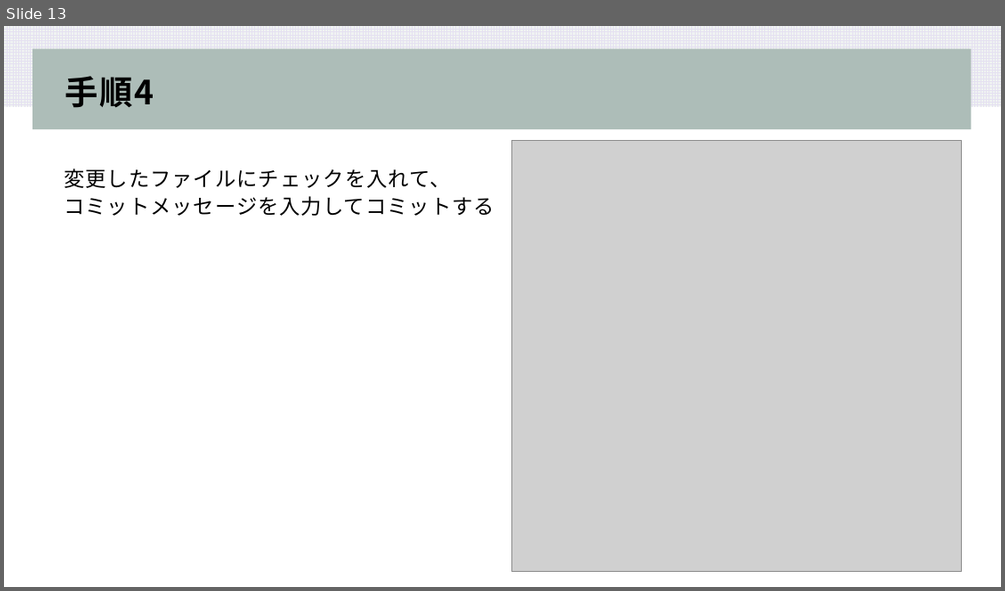
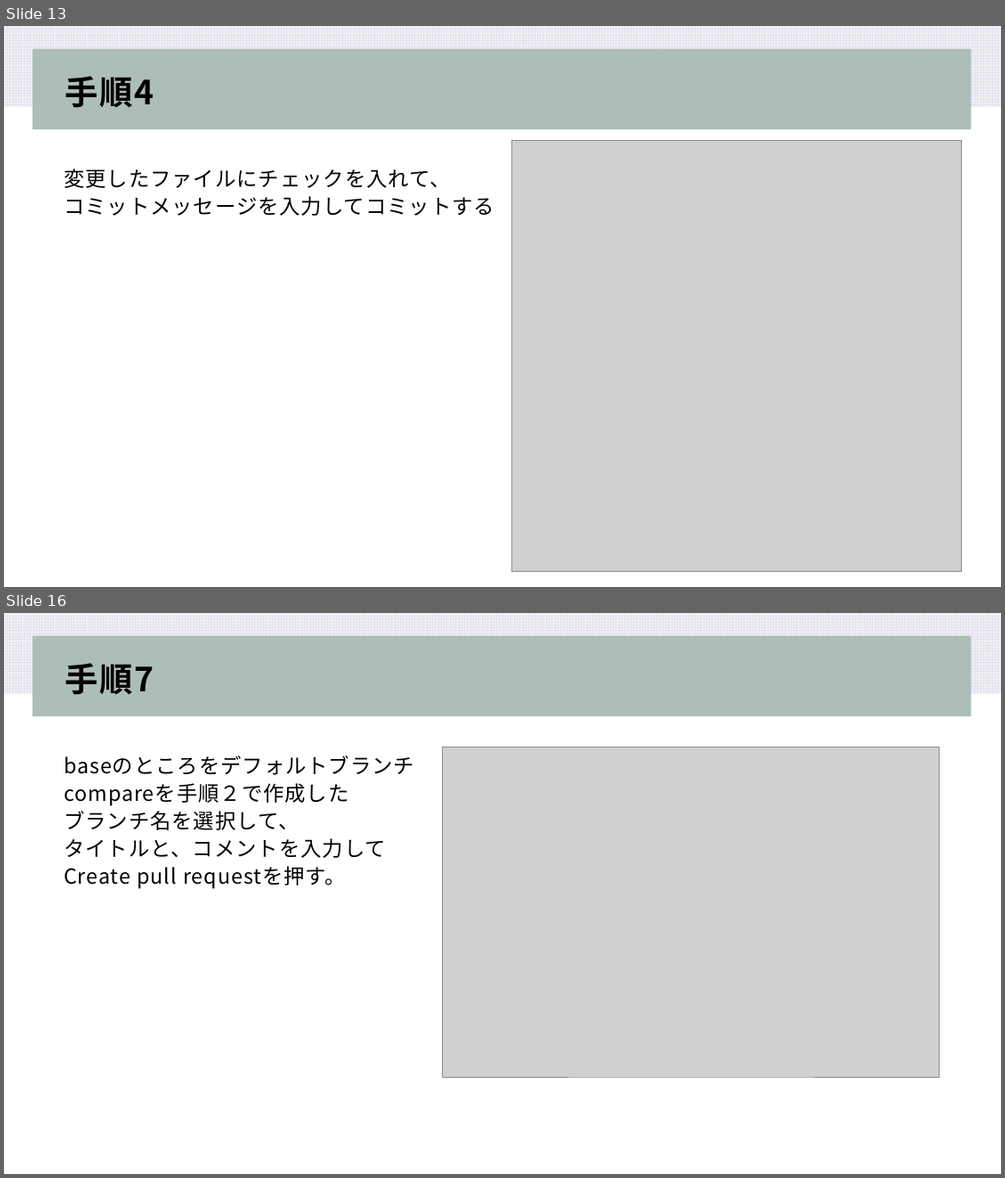
Before and after one commit to koki-sys/syuboard, a slide deck: document/PullRequest.pptx. Shown one above the other, each under a label of ours: slide 13 before the commit, slides 13 and 16 after it; the slides between them are not shown. The pictures are 1005x591 and 1005x1178 pixels, drawn with LibreOffice and Linux fonts; fonts in the diff are those of the drawing; grey boxes stand for pictures. Boxes give left, top, right and bottom in pixels: in the first picture for what was removed or moved away, otherwise in the second. Text is boxed around its words. In the diff, an @@ line names an element or a change of style, - is before the commit and + after.

Commit message:
プルリクの資料完成しました!

```diff
--- a/document/PullRequest.pptx
+++ b/document/PullRequest.pptx
@@ slide 16 added at [4,613,1001,1174], background #FFFFFF; not listed: 2 template elements that a slide beside it also shows @@
@@ title added at [65,663,154,695], 32 pt, text #000000, bold @@
+手順7
@@ text added at [64,755,414,889], 20 pt, text #000000 @@
+baseのところをデフォルトブランチ
+compareを手順２で作成した
+ブランチ名を選択して、
+タイトルと、コメントを入力して
+Create pull requestを押す。
@@ picture added at [443,747,939,1077] @@
```
Also in this commit, not shown: 10 slides changed, 5 other slides added, 1 other file.
